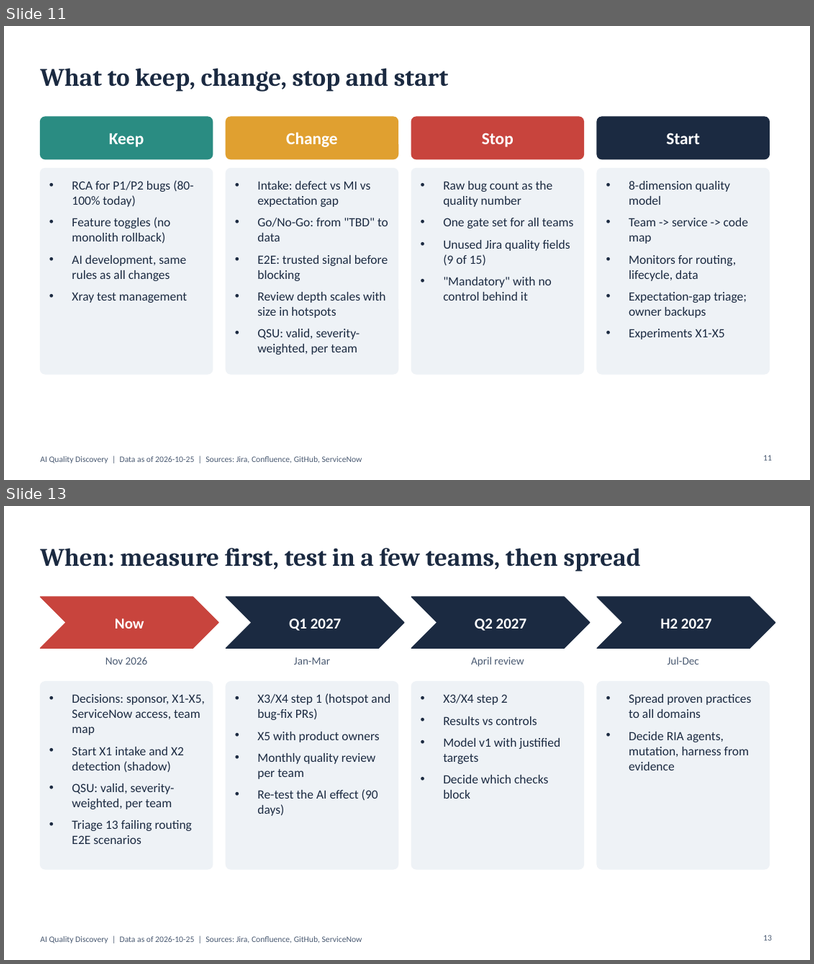
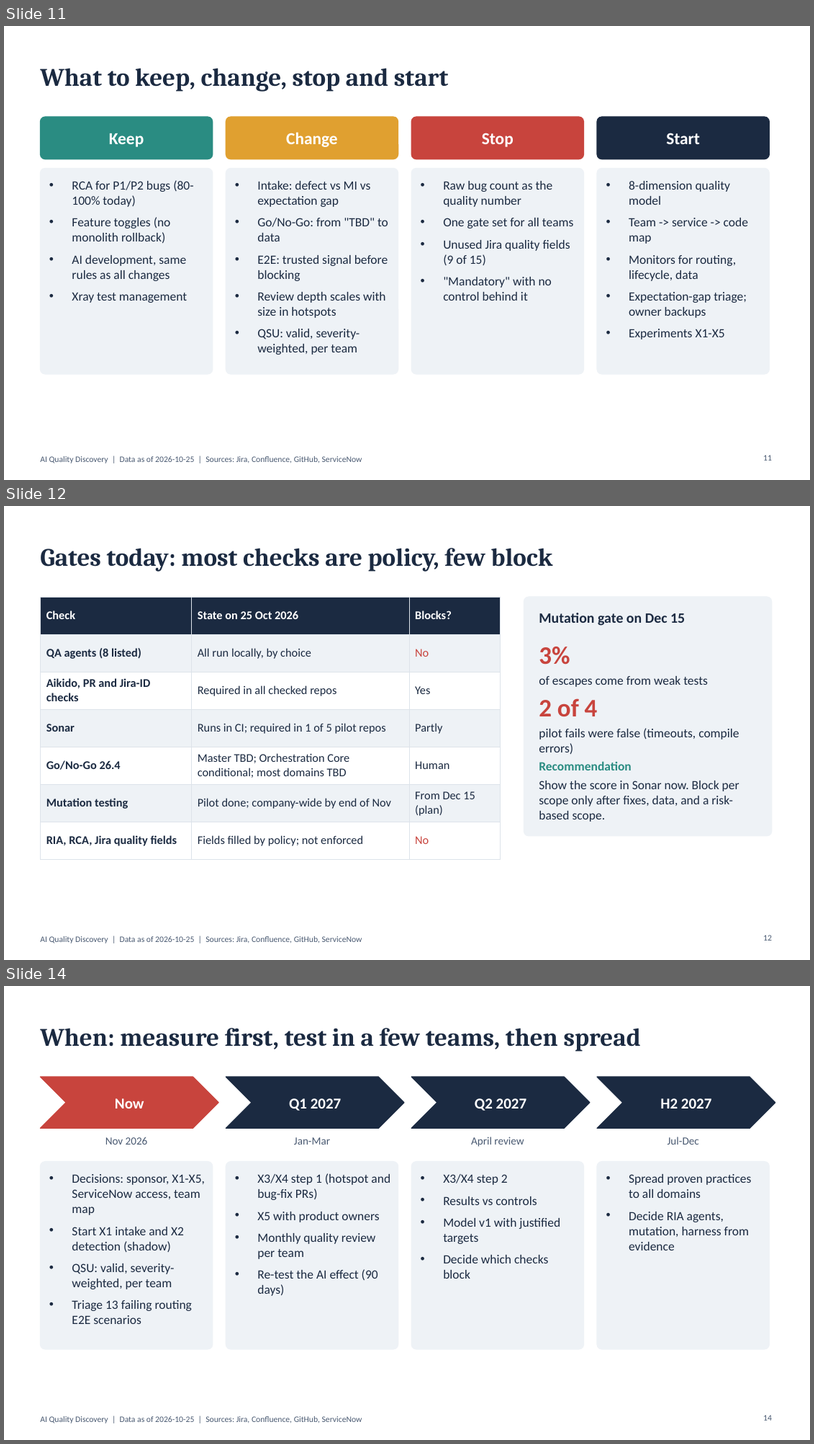
Before and after one commit to Guy-nice/ai-quality-discovery-factory, a slide deck: docs/05-summary/management-deck-v3.pptx. Shown one above the other, each under a label of ours: slides 11 and 13 before the commit, slides 11, 12 and 14 after it; the slides between them are not shown. The pictures are 814x964 and 814x1444 pixels, drawn with LibreOffice and Linux fonts; fonts in the diff are those of the drawing. Boxes give left, top, right and bottom in pixels: in the first picture for what was removed or moved away, otherwise in the second. Text is boxed around its words. In the diff, an @@ line names an element or a change of style, - is before the commit and + after.

Commit message:
deck v3 + web: gates today (iteration 36)

```diff
--- a/docs/05-summary/management-deck-v3.pptx
+++ b/docs/05-summary/management-deck-v3.pptx
@@ slide 12 added at (4, 506, 810, 960), background #FFFFFF; not listed: 1 template element that a slide beside it also shows @@
@@ title added at (40, 548, 553, 572), 30 pt, text #1B2A41, bold @@
+Gates today: most checks are policy, few block
@@ table added at (40, 597, 500, 849), 7 rows, 3 columns @@
+Check | State on 25 Oct 2026 | Blocks?
+QA agents (8 listed) | All run locally, by choice | No
+Aikido, PR and Jira-ID checks | Required in all checked repos | Yes
+Sonar | Runs in CI; required in 1 of 5 pilot repos | Partly
+Go/No-Go 26.4 | Master TBD; Orchestration Core conditional; most domains TBD | Human
+Mutation testing | Pilot done; company-wide by end of Nov | From Dec 15 (plan)
+RIA, RCA, Jira quality fields | Fields filled by policy; not enforced | No
@@ rounded rectangle added at (525, 597, 772, 836), fill #EEF2F6, outline #EEF2F6 1 pt @@
@@ text added at (539, 613, 685, 626), 17 pt, text #1B2A41, bold @@
+Mutation gate on Dec 15
@@ text added at (539, 646, 740, 821), 15 pt, text #1B2A41 @@
+3%
+of escapes come from weak tests
+2 of 4
+pilot fails were false (timeouts, compile errors)
+Recommendation
+Show the score in Sonar now. Block per scope only after fixes, data, and a risk-based scope.
@@ page number added at (764, 934, 772, 940), 10 pt, text #4A5A72 @@
+12
@@ what was slide 13 is now slide 14 @@
@@ page number at (764, 1414, 772, 1420): text changed @@
-13
+14
```
Also in this commit, not shown: 1 slide changed, 4 other files.
